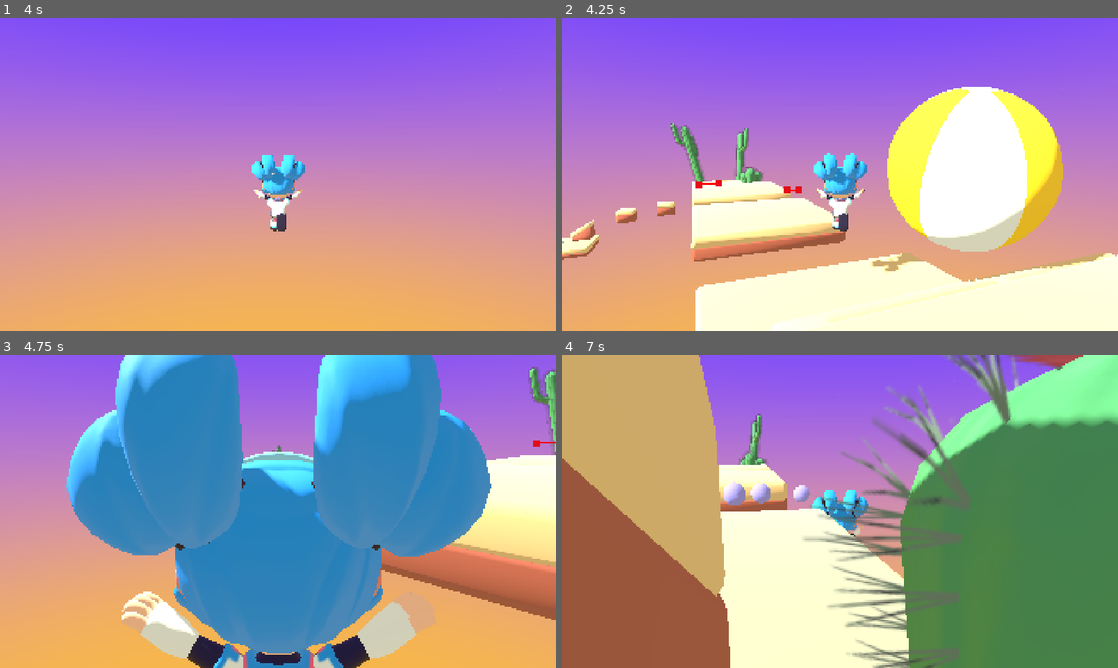
Above: before the commit, frames 1-4 (two rows, left to right).
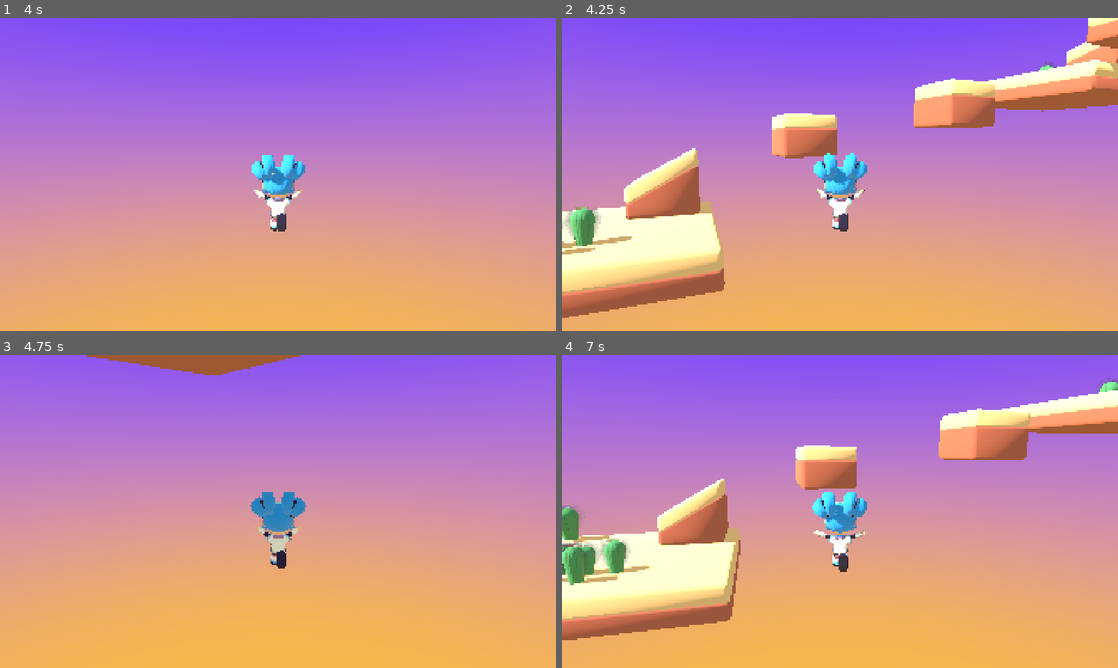
Above: after the commit, the same moments.

Repository: SzaboKt/godot-fejlettprog
Game: Godot game, scene res://game.tscn
Same seed, same stepped clock (60 frames per second), same inputs: the game is played once before the commit and once after it.
Inputs (mouse positions are in pixels of both pictures, inside the frame that each line leads up to):
- Up to frame 1 (4 s): move the mouse to (400, 158) at 0.52 s; press the mouse at (400, 158) at 0.53 s; hold D (move_right) 0.53-1.28 s; tap Space (jump) at 0.77, 1.52, 3.02, 3.77 s; move the mouse to (250, 174) at 1.27 s; release the mouse at (250, 174) at 1.28 s; hold W (move_up) from 1.28 s (still down); tap F (push_enemy) at 1.35, 2, 2.75, 2.85 s; move the mouse to (289, 168) at 2.02 s; press the mouse at (289, 168) at 2.03 s; move the mouse to (272, 180) at 2.77 s; release the mouse at (272, 180) at 2.78 s; move the mouse to (316, 177) at 3.52 s; press the mouse at (316, 177) at 3.53 s
- Up to frame 2 (4.25 s): keep holding W (move_up)
- Up to frame 3 (4.75 s): keep holding W (move_up); move the mouse to (233, 508) at 4.27 s; release the mouse at (233, 508) at 4.28 s; tap F (push_enemy) at 4.35 s; tap Space (jump) at 4.52 s
- Up to frame 4 (7 s): move the mouse to (845, 511) at 5.02 s; press the mouse at (845, 511) at 5.03 s; move the mouse to (817, 505) at 5.77 s; release W (move_up) at 5.78 s; release the mouse at (817, 505) at 5.78 s; hold D (move_right) 5.78-6.53 s; tap F (push_enemy) at 5.85 s; tap Space (jump) at 6.02, 6.77 s; move the mouse to (867, 511) at 6.52 s; press the mouse at (867, 511) at 6.53 s; hold W (move_up) from 6.53 s (still down)

Frame 1 is identical in both runs. In frame 2, 49% of the frame differs, in the area x 0-100%, y 0-100%; in frame 3, 62%; in frame 4, 82%.

Commit message:
fix: camera rotation in new level

Diff:
--- a/player/player_3d_template.gd
+++ b/player/player_3d_template.gd
@@ -37,7 +37,7 @@
 ## the character model.
 @onready var _last_input_direction := global_basis.z
 # We store the initial position of the player to reset to it when the player falls off the map.
-@onready var _start_position := global_position
+@onready var _start_position := Vector3.ZERO
 
 @onready var _camera_pivot: Node3D = %CameraPivot
 @onready var _camera: Camera3D = %Camera3D
@@ -58,20 +58,18 @@
 		_skin.idle()
 	)
 
-
 func _input(event: InputEvent) -> void:
+	print(event)
 	if event.is_action_pressed("ui_cancel"):
 		Input.mouse_mode = Input.MOUSE_MODE_VISIBLE
 	elif event.is_action_pressed("left_click"):
 		Input.mouse_mode = Input.MOUSE_MODE_CAPTURED
 	if _enemy and event.is_action_pressed("push_enemy"):
 		_enemy.push()
-
-
-func _unhandled_input(event: InputEvent) -> void:
 	var player_is_using_mouse := (
 		event is InputEventMouseMotion and Input.get_mouse_mode() == Input.MOUSE_MODE_CAPTURED
 	)
+	print(event)
 	if player_is_using_mouse:
 		_camera_input_direction.x = event.relative.x * mouse_sensitivity
 		_camera_input_direction.y = -event.relative.y * mouse_sensitivity
@@ -79,7 +77,7 @@
 func get_skin() -> SophiaSkin:
 	return _skin
 
-func set_can_move(listen_to_input: bool = false) -> void:
+func set_can_move(listen_to_input: bool = true) -> void:
 	can_move = listen_to_input
 
 func push(global_projectile_position) -> void:
@@ -90,18 +88,16 @@
 	_camera_pivot.rotation.x += _camera_input_direction.y * delta
 	_camera_pivot.rotation.x = clamp(_camera_pivot.rotation.x, tilt_lower_limit, tilt_upper_limit)
 	_camera_pivot.rotation.y += -_camera_input_direction.x * delta
-
 	_camera_input_direction = Vector2.ZERO
 
-
-		# Calculate movement input and align it to the camera's direction.
+	# Calculate movement input and align it to the camera's direction.
 	var raw_input := Input.get_vector("move_left", "move_right", "move_up", "move_down", 0.4)
-		# Should be projected onto the ground plane.
+	# Should be projected onto the ground plane.
 	var forward := _camera.global_basis.z
 	var right := _camera.global_basis.x
-	var move_direction := Vector3.ZERO
-	if can_move:
-		move_direction = forward * raw_input.y + right * raw_input.x
+	var move_direction := forward * raw_input.y + right * raw_input.x
+	if not can_move:
+		move_direction = Vector3.ZERO
 	move_direction.y = 0.0
 	move_direction = move_direction.normalized()
 
